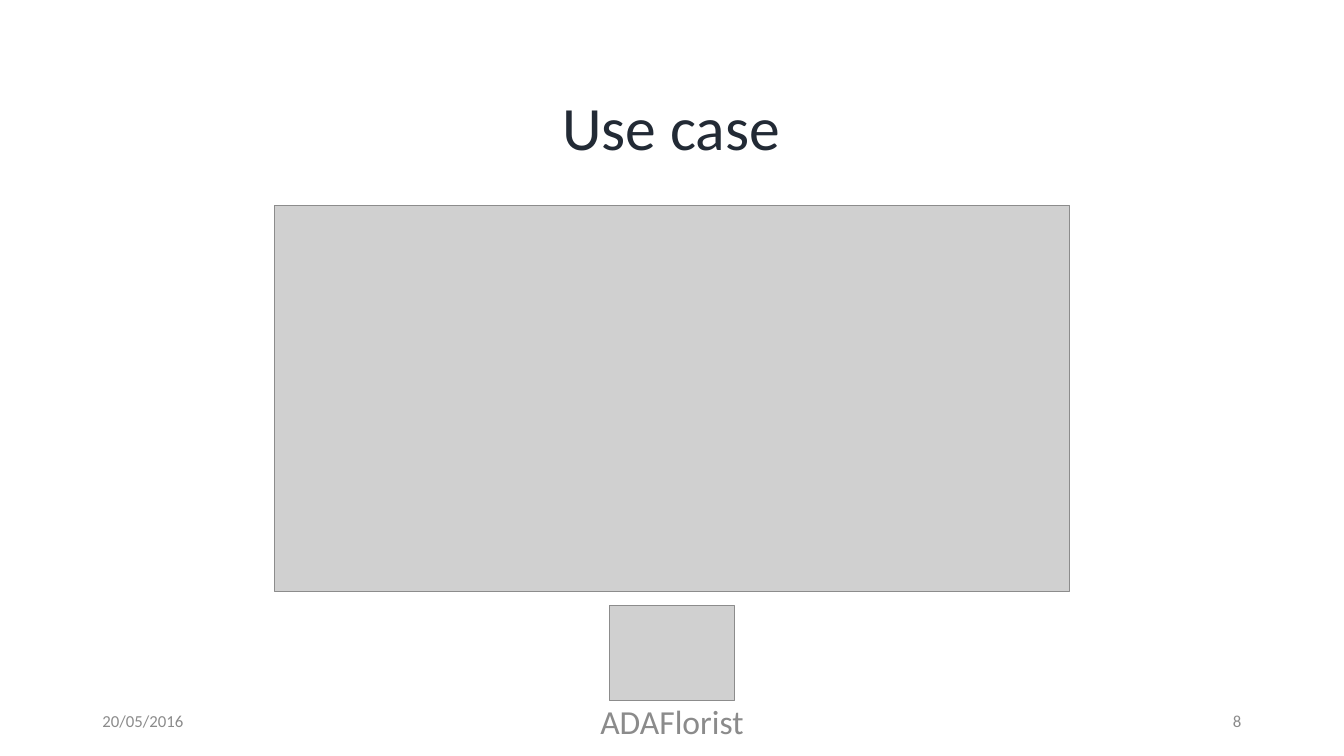
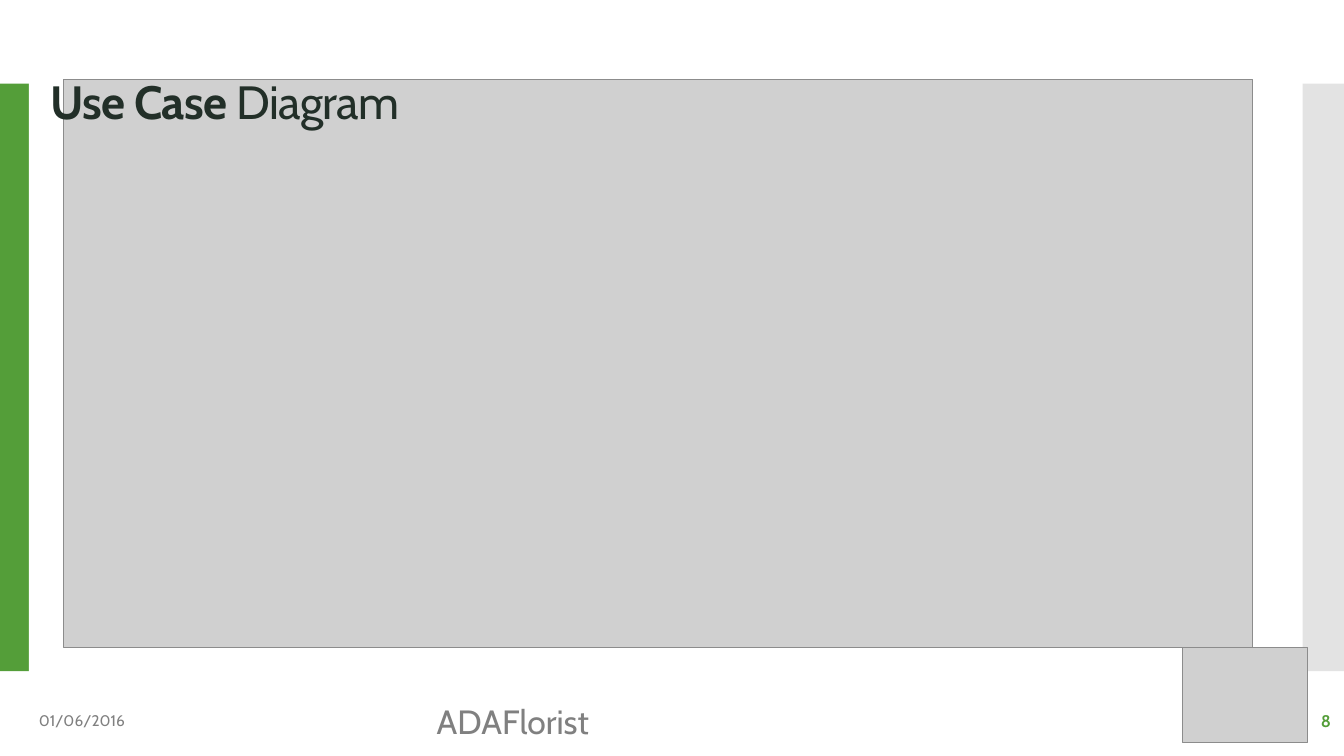
Before and after one commit to iqbalabiyoga/ADAFlorist, a slide deck: slide 8 of Adaflorist(1) - Presentasi.pptx. Drawn at 1344x756 pixels with LibreOffice and Linux fonts; fonts in the diff are those of the drawing; grey boxes stand for pictures. Boxes give left, top, right and bottom in pixels: in the first picture for what was removed or moved away, otherwise in the second. Text is boxed around its words. In the diff, an @@ line names an element or a change of style, - is before the commit and + after.

```diff
--- a/Adaflorist(1) - Presentasi.pptx
+++ b/Adaflorist(1) - Presentasi.pptx
@@ rectangle added at [0,84,380,671], fill #549E39 @@
@@ rectangle added at [29,74,393,678], fill #FFFFFF @@
@@ text at [50,79,399,130]: text changed; size 44 to 33.3 pt; font Calibri to Cabin; text colour #222A35 to #223028; bold on @@
-Use case
+Use Case Diagram
@@ picture added at [64,80,1253,648] @@
@@ rectangle added at [1303,84,1344,671], fill #C8C8C8 at 50% opacity @@
@@ picture removed at [274,206,1070,592] @@
@@ picture: place and size @@
-picture at [609,606,735,701]
+picture at [1183,647,1309,742]
@@ text at [39,715,125,727]: text changed; size 12 to 11 pt; font Calibri to Cabin; text colour #8C8C8C to #808080 @@
-20/05/2016
+01/06/2016
@@ text "ADAFlorist": place and size @@
-text "ADAFlorist" at [600,710,743,734]
+text "ADAFlorist" at [437,709,589,735]
@@ text "ADAFlorist" at [437,709,589,735]: font Calibri to Cabin, text colour #8C8C8C to #808080; alignment centre to left @@
@@ page number: place and size @@
-page number at [1233,715,1241,727]
+page number at [1321,715,1331,727]
@@ page number at [1321,715,1331,727]: font Calibri to Cabin, text colour #8C8C8C to #549E39, bold on @@
```
Also in this commit, not shown: 10 other slides changed, 1 slide added, 6 slides removed.
